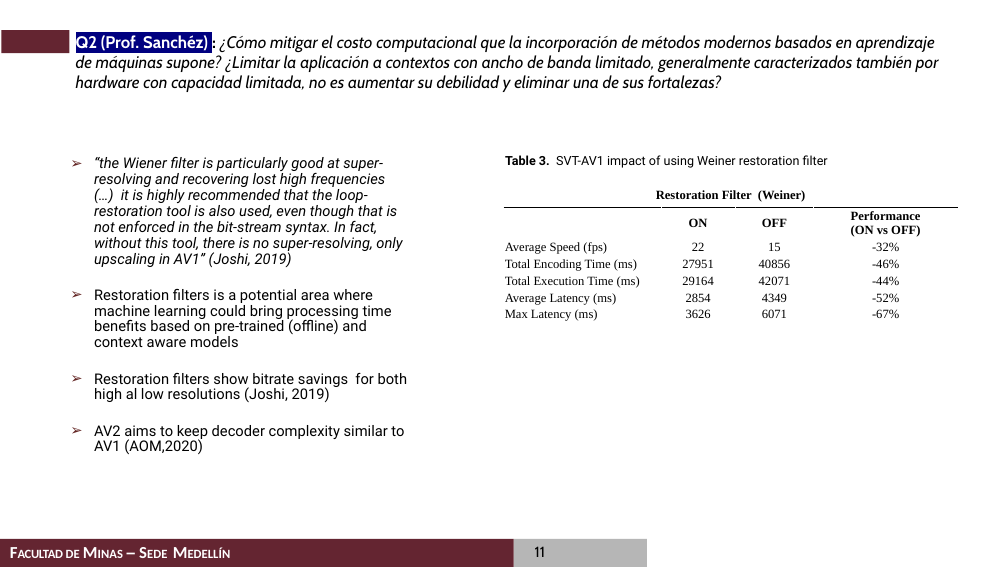
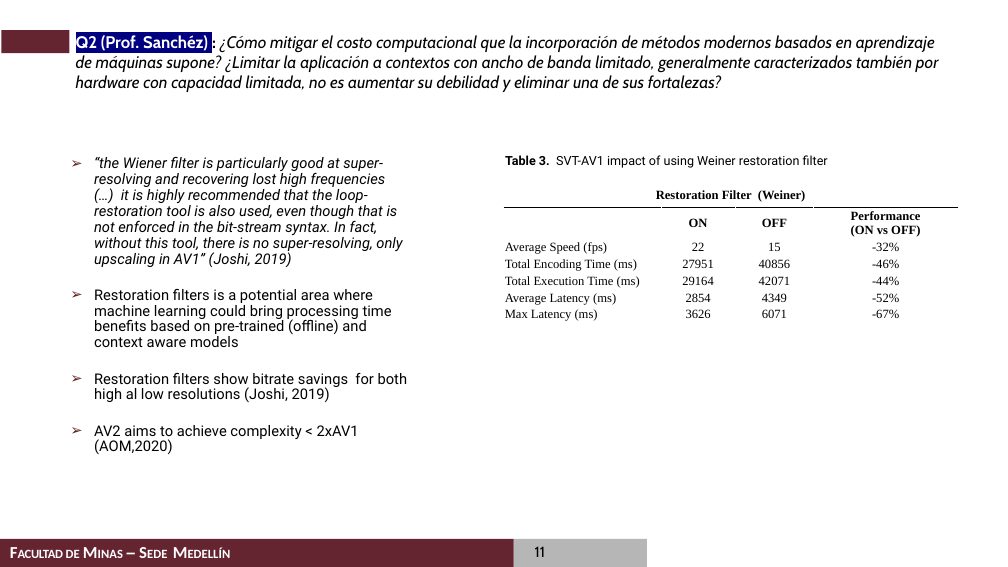
Before and after one commit to casalazarh/Examen-de-Calificacion-2020, a slide deck: slide 11 of presentation/Examen de Calificacion de Doctorado_Carlos_Alberto_Salazar.pptx. Drawn at 1008x567 pixels with LibreOffice and Linux fonts; fonts in the diff are those of the drawing; background and template pictures are left out. Boxes give left, top, right and bottom in pixels: in the first picture for what was removed or moved away, otherwise in the second. Text is boxed around its words. In the diff, an @@ line names an element or a change of style, - is before the commit and + after.

```diff
--- a/presentation/Examen de Calificacion de Doctorado_Carlos_Alberto_Salazar.pptx
+++ b/presentation/Examen de Calificacion de Doctorado_Carlos_Alberto_Salazar.pptx
@@ text at [94, 425, 359, 454]: text changed @@
-  ➢ AV2 aims to keep decoder complexity similar to AV1 (AOM,2020)
+  ➢ AV2 aims to achieve complexity < 2xAV1 (AOM,2020)
```
Also in this commit, not shown: 6 other slides changed.
